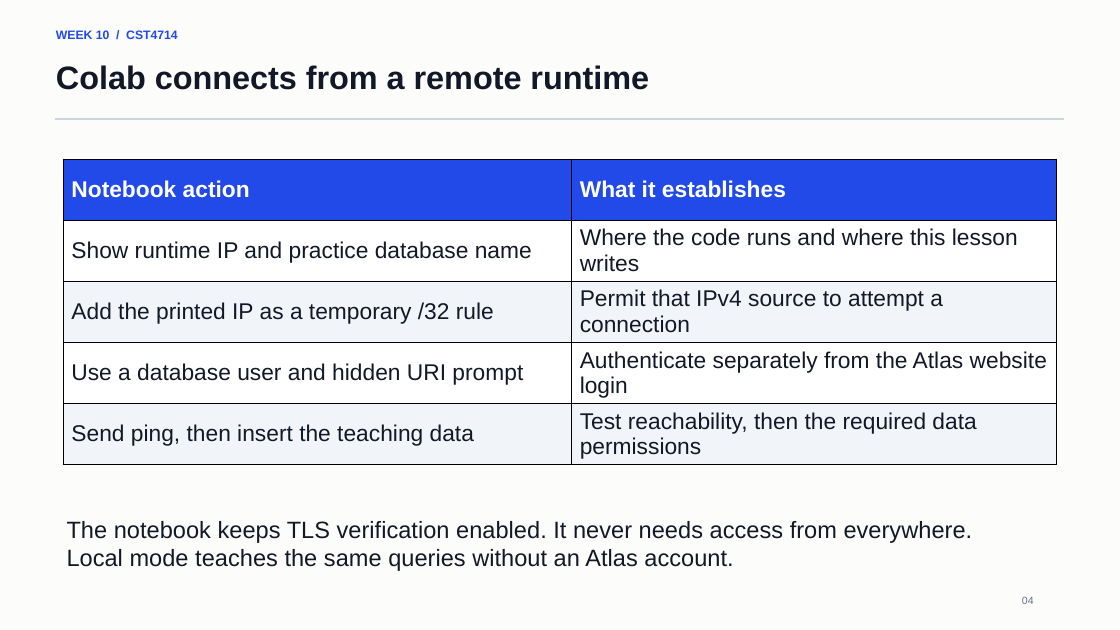
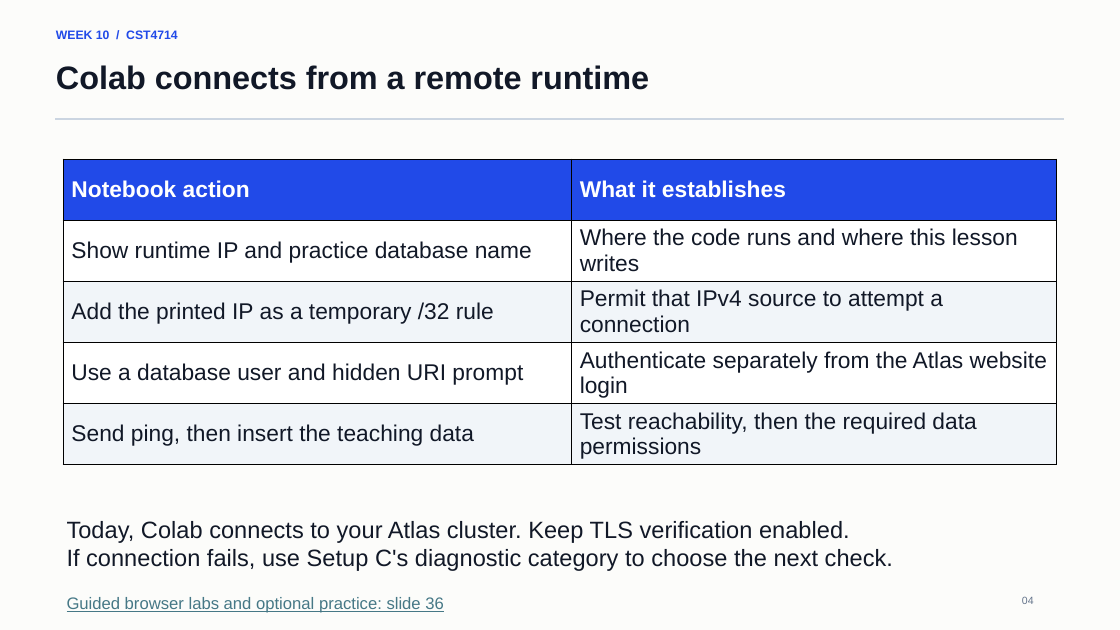
Before and after one commit to lolusername/CST4714_DB_admin, a slide deck: slide 4 of week_10/week_10_mql_document_modeling.pptx. Drawn at 1120x630 pixels with LibreOffice and Linux fonts; fonts in the diff are those of the drawing. Boxes give left, top, right and bottom in pixels: in the first picture for what was removed or moved away, otherwise in the second. Text is boxed around its words. In the diff, an @@ line names an element or a change of style, - is before the commit and + after.

Commit message:
Add MongoDB University sandbox practice and Colab comparison

```diff
--- a/week_10/week_10_mql_document_modeling.pptx
+++ b/week_10/week_10_mql_document_modeling.pptx
@@ text at [67, 521, 893, 571]: text changed @@
-The notebook keeps TLS verification enabled. It never needs access from everywhere.
-Local mode teaches the same queries without an Atlas account.
+Today, Colab connects to your Atlas cluster. Keep TLS verification enabled.
+If connection fails, use Setup C's diagnostic category to choose the next check.
@@ text added at [67, 597, 444, 613], 14.2 pt, text #467886, underline @@
+Guided browser labs and optional practice: slide 36
```
Also in this commit, not shown: 1 slide added, 5 other files.
